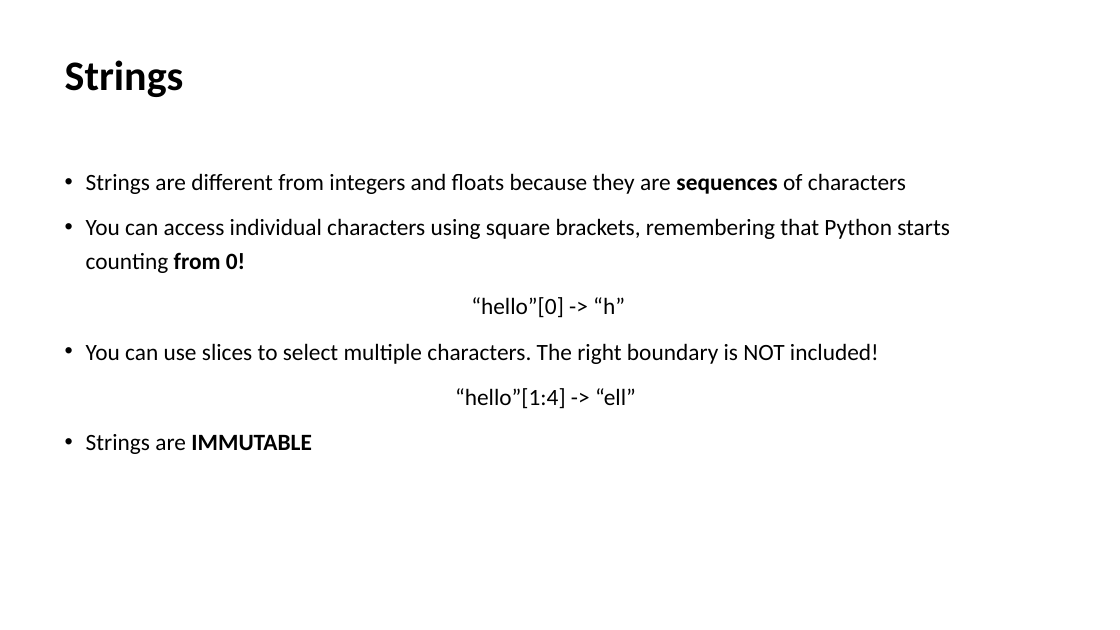
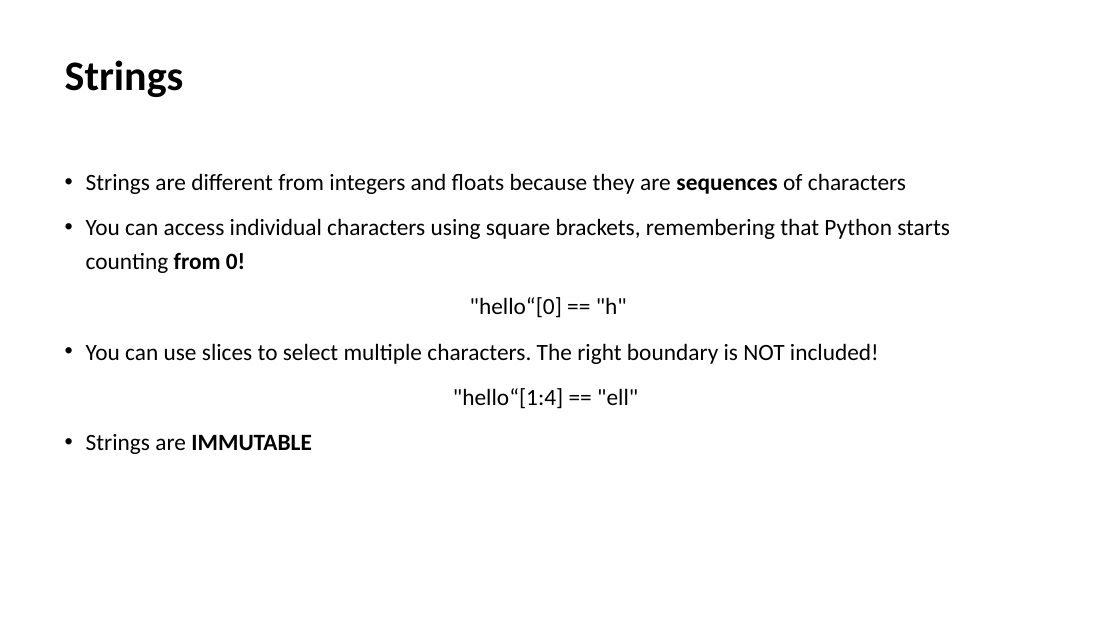
Before and after one commit to Andreher00/biomina-training, a slide deck: slide 19 of Introduction to Python and Data Analysis.pptx. Drawn at 1120x630 pixels with LibreOffice and Linux fonts; fonts in the diff are those of the drawing. Boxes give left, top, right and bottom in pixels: in the first picture for what was removed or moved away, otherwise in the second. Text is boxed around its words. In the diff, an @@ line names an element or a change of style, - is before the commit and + after.

```diff
--- a/Introduction to Python and Data Analysis.pptx
+++ b/Introduction to Python and Data Analysis.pptx
@@ text at [470,297,627,318]: text changed @@
-“hello”[0] -> “h”
+"hello“[0] == "h"
@@ text at [453,388,638,409]: text changed @@
-“hello”[1:4] -> “ell”
+"hello“[1:4] == "ell"
```
Also in this commit, not shown: 1 other slide changed, 5 slides added.
